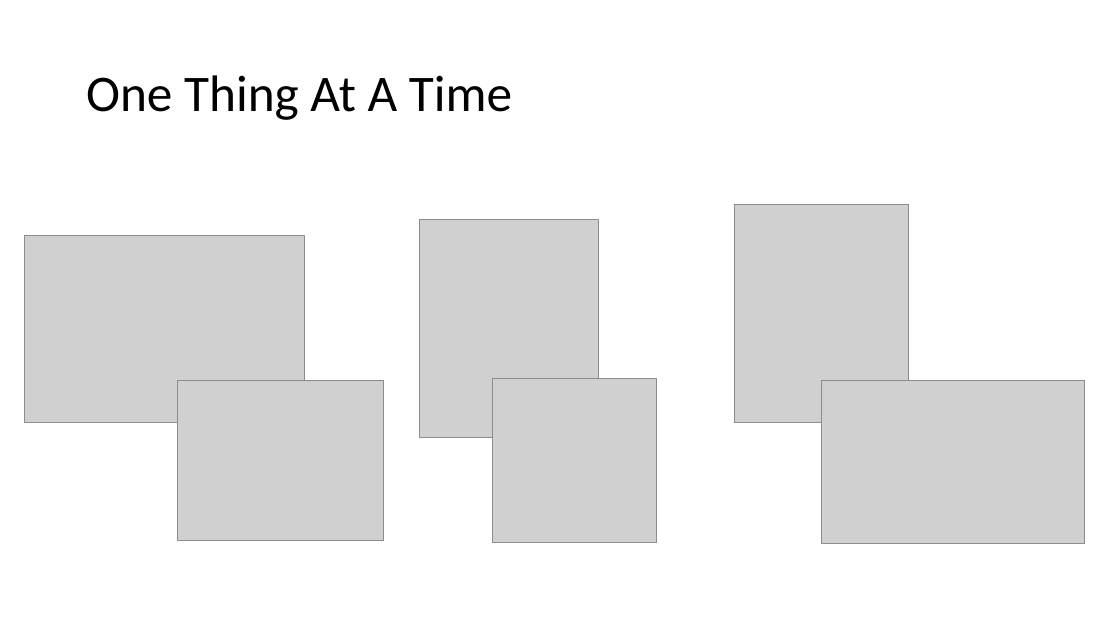
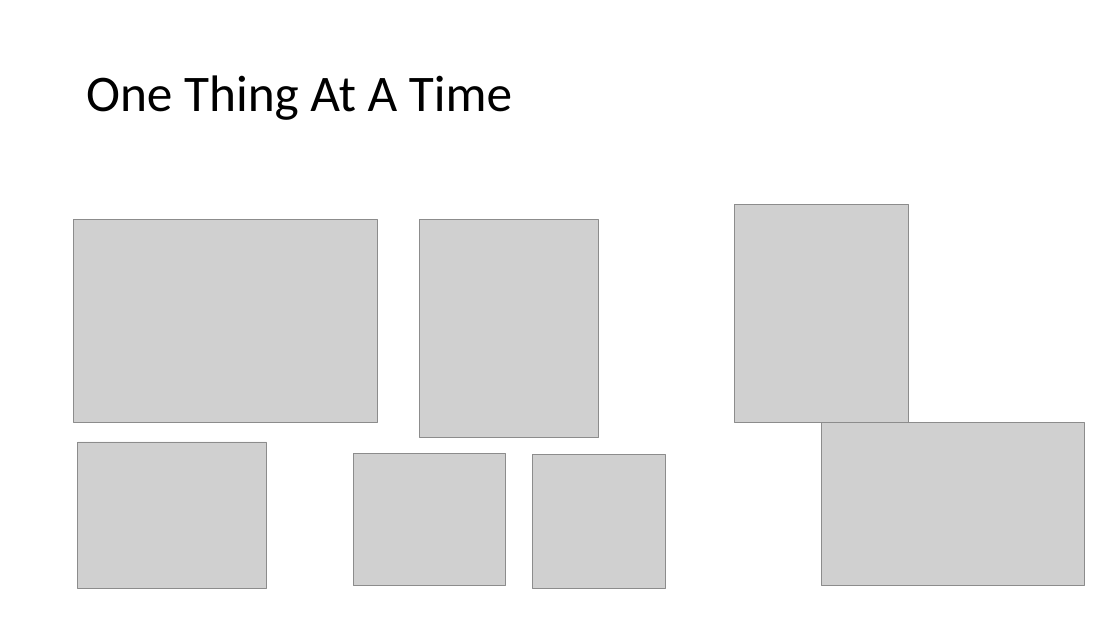
Before and after one commit to jamessdixon/REPL-Driven-Development, a slide deck: slide 8 of REPL-Driven-Development.pptx. Drawn at 1120x630 pixels with LibreOffice and Linux fonts; fonts in the diff are those of the drawing; grey boxes stand for pictures. Boxes give left, top, right and bottom in pixels: in the first picture for what was removed or moved away, otherwise in the second. Text is boxed around its words. In the diff, an @@ line names an element or a change of style, - is before the commit and + after.

```diff
--- a/REPL-Driven-Development.pptx
+++ b/REPL-Driven-Development.pptx
@@ picture: place and size @@
-picture at bbox=[24, 235, 305, 422]
+picture at bbox=[74, 220, 377, 423]
@@ picture: place and size @@
-picture at bbox=[177, 381, 384, 541]
+picture at bbox=[78, 442, 267, 588]
@@ picture: place and size @@
-picture at bbox=[822, 381, 1084, 544]
+picture at bbox=[822, 423, 1084, 586]
@@ picture added at bbox=[354, 454, 506, 586] @@
@@ picture: place and size @@
-picture at bbox=[493, 379, 657, 543]
+picture at bbox=[532, 455, 665, 588]
```
Also in this commit, not shown: 4 other slides changed, 1 slide added, 1 slide removed, 1 other file.
